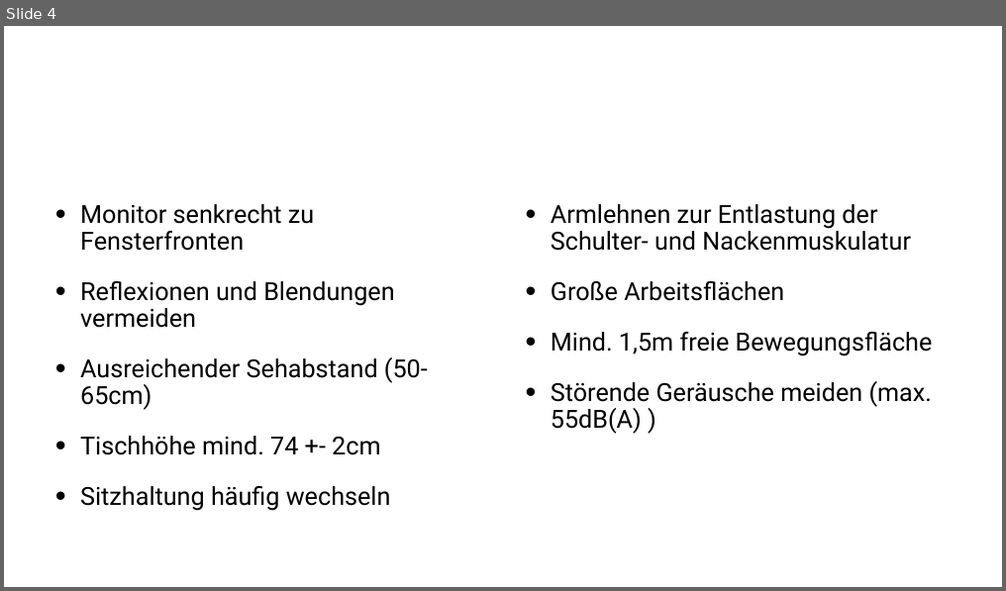
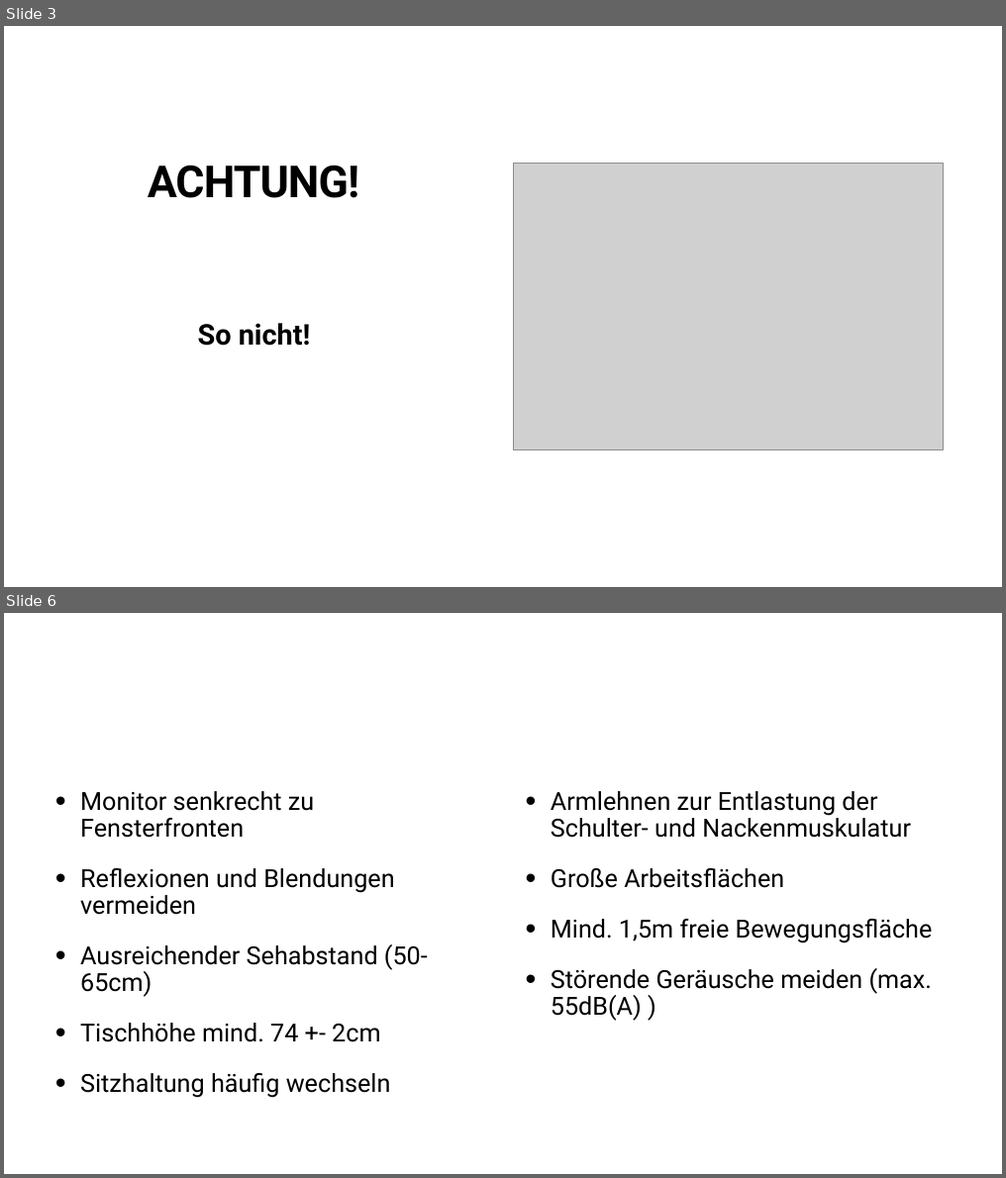
Before and after one commit to SteevieB/Ergonomie, a slide deck: Vortrag - Ergonomie am Arbeitsplatz.pptx. Shown one above the other, each under a label of ours: slide 4 before the commit, slides 3 and 6 after it; the slides between them are not shown. The pictures are 1006x591 and 1006x1178 pixels, drawn with LibreOffice and Linux fonts; fonts in the diff are those of the drawing; grey boxes stand for pictures. Boxes give left, top, right and bottom in pixels: in the first picture for what was removed or moved away, otherwise in the second. Text is boxed around its words. In the diff, an @@ line names an element or a change of style, - is before the commit and + after.

```diff
--- a/Vortrag - Ergonomie am Arbeitsplatz.pptx
+++ b/Vortrag - Ergonomie am Arbeitsplatz.pptx
@@ slide 3 added at [4, 26, 1002, 587], background #FFFFFF @@
@@ title added at [148, 165, 359, 198], 85 pt, text #000000, bold @@
+ACHTUNG!
@@ picture added at [513, 163, 943, 450] @@
@@ text added at [198, 323, 311, 346], 55 pt, text #000000, bold @@
+So nicht!
@@ what was slide 4 is now slide 6 @@
```
Also in this commit, not shown: 1 slide changed, 5 other slides added, 2 slides removed, 3 other files.
